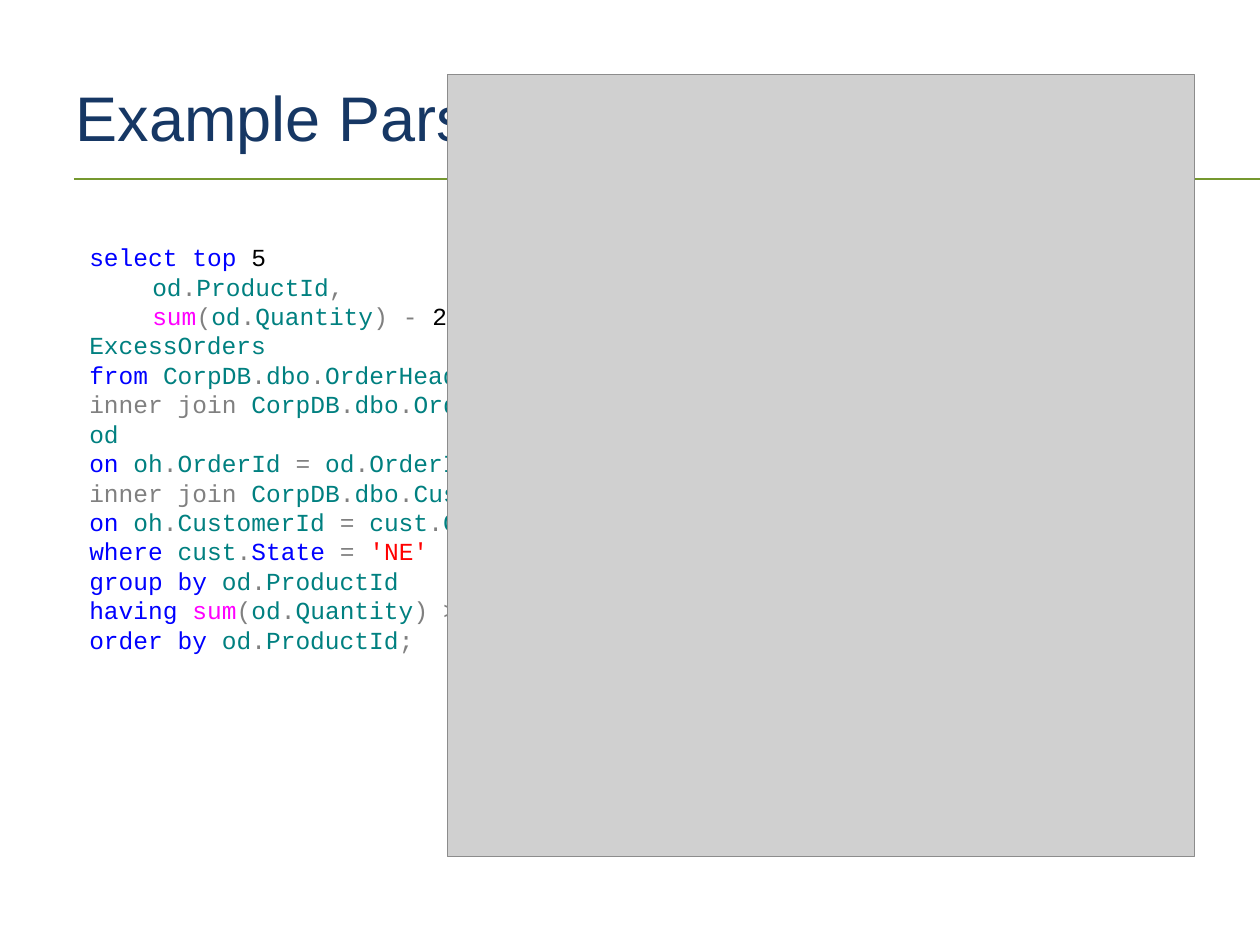
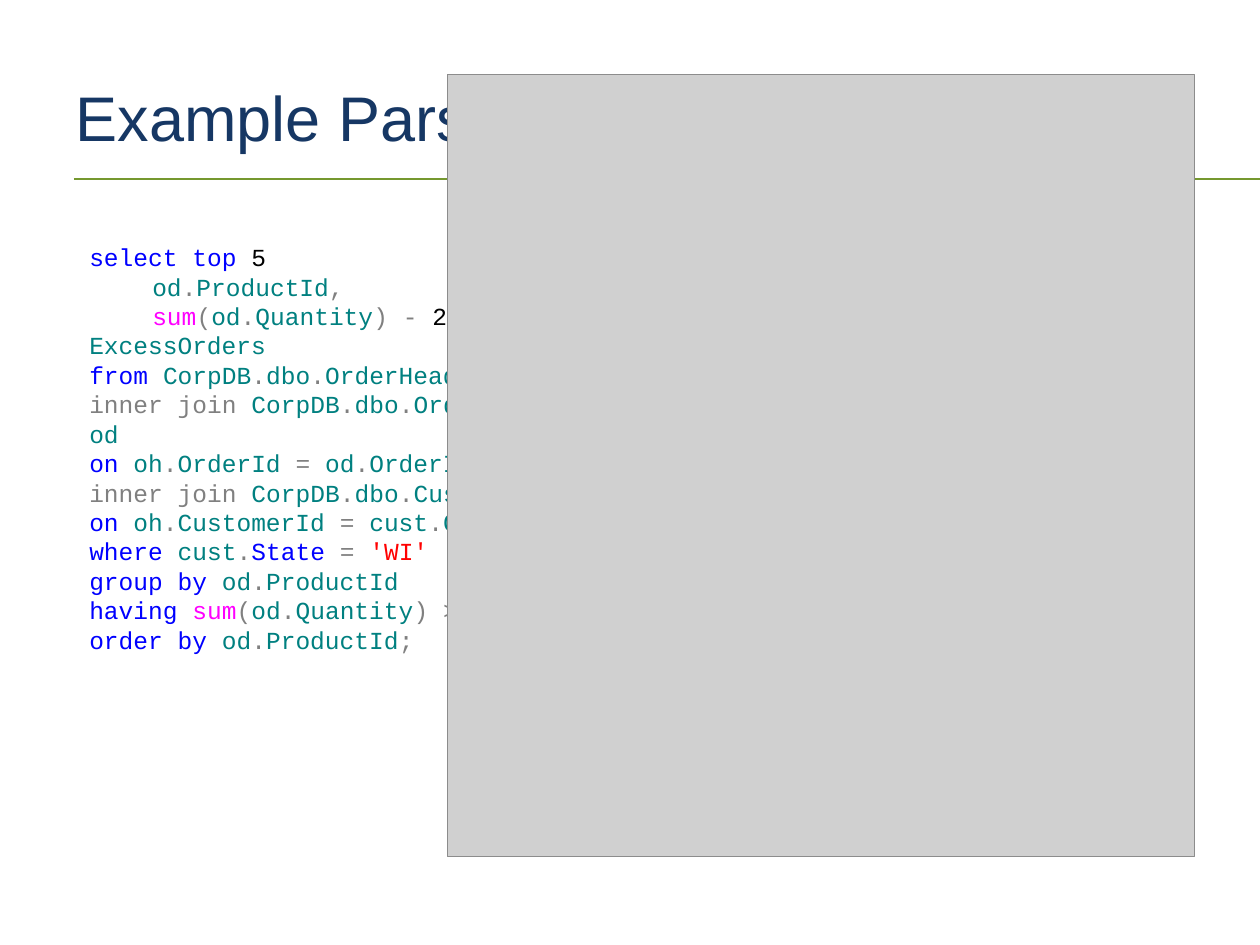
Before and after one commit to tf3604/OptimizerPresentation, a slide deck: slide 31 of Optimizer.pptx. Drawn at 1260x945 pixels with LibreOffice and Linux fonts; fonts in the diff are those of the drawing; grey boxes stand for pictures; background and template pictures are left out. Boxes give left, top, right and bottom in pixels: in the first picture for what was removed or moved away, otherwise in the second. Text is boxed around its words. In the diff, an @@ line names an element or a change of style, - is before the commit and + after.

```diff
--- a/Optimizer.pptx
+++ b/Optimizer.pptx
@@ text at bbox=[89, 543, 428, 561]: text changed @@
-where cust.State = 'NE'
+where cust.State = 'WI'
```
Also in this commit, not shown: 15 other slides changed, 1 other file.
